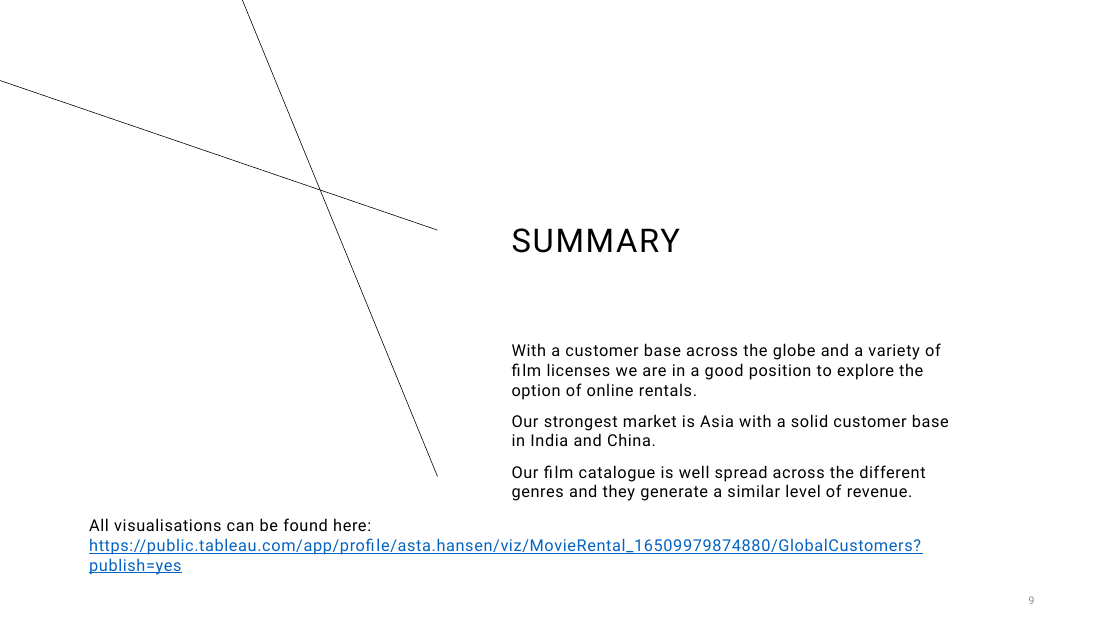
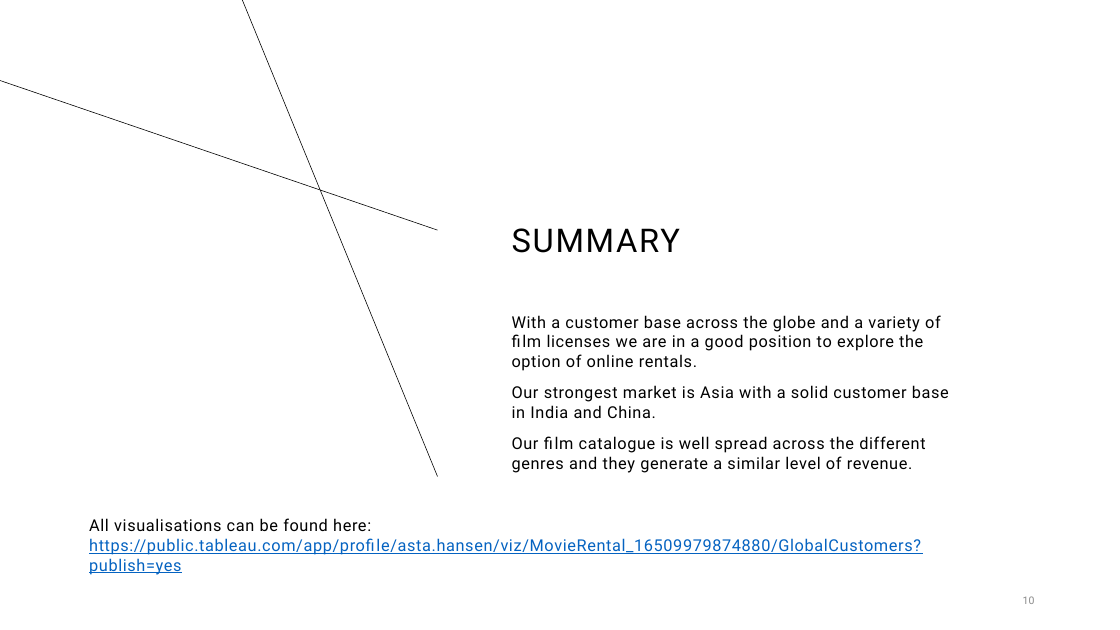
Before and after one commit to astahansen/Instacart_analysis_cf, a slide deck: slide 10 of Rockbuster/Rockbuster-presentation.pptx (slide 9 before the commit). Drawn at 1120x630 pixels with LibreOffice and Linux fonts; fonts in the diff are those of the drawing. Boxes give left, top, right and bottom in pixels: in the first picture for what was removed or moved away, otherwise in the second. Text is boxed around its words. In the diff, an @@ line names an element or a change of style, - is before the commit and + after.

```diff
--- a/Rockbuster/Rockbuster-presentation.pptx
+++ b/Rockbuster/Rockbuster-presentation.pptx
@@ text "With a customer base across ...": place and size @@
-text "With a customer base across ..." at <box>512,343,949,501</box>
+text "With a customer base across ..." at <box>512,315,949,473</box>
@@ page number at <box>1023,596,1035,604</box>: text changed @@
-9
+10
```
Also in this commit, not shown: 2 other slides changed, 1 slide added.
